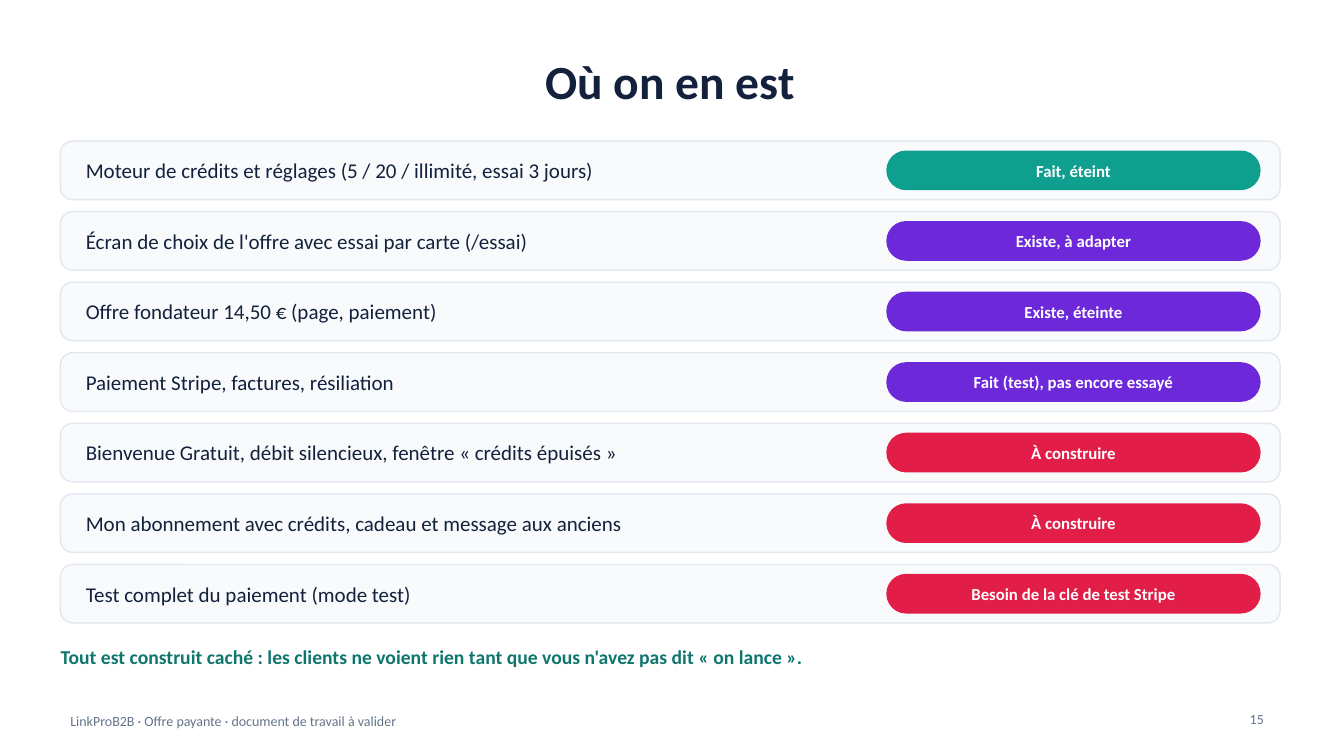
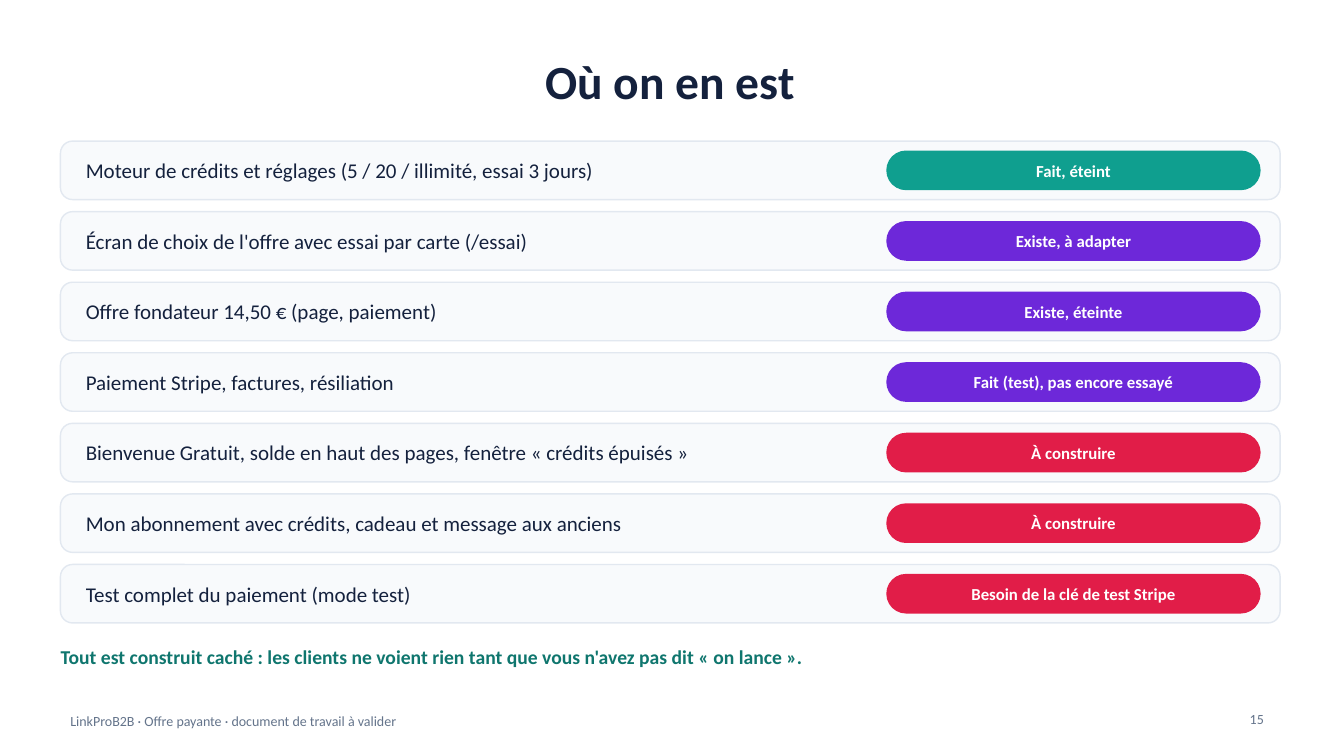
Before and after one commit to NAGAGNON/agora-b2b-plateform, a slide deck: slide 15 of docs/offre-payante-lancement.pptx. Drawn at 1344x756 pixels with LibreOffice and Linux fonts; fonts in the diff are those of the drawing. Boxes give left, top, right and bottom in pixels: in the first picture for what was removed or moved away, otherwise in the second. Text is boxed around its words. In the diff, an @@ line names an element or a change of style, - is before the commit and + after.

```diff
--- a/docs/offre-payante-lancement.pptx
+++ b/docs/offre-payante-lancement.pptx
@@ text at <box>86,445,672,464</box>: text changed @@
-Bienvenue Gratuit, débit silencieux, fenêtre « crédits épuisés »
+Bienvenue Gratuit, solde en haut des pages, fenêtre « crédits épuisés »
```
Also in this commit, not shown: 1 other slide changed, 1 slide added, 1 slide removed, 1 other file.
